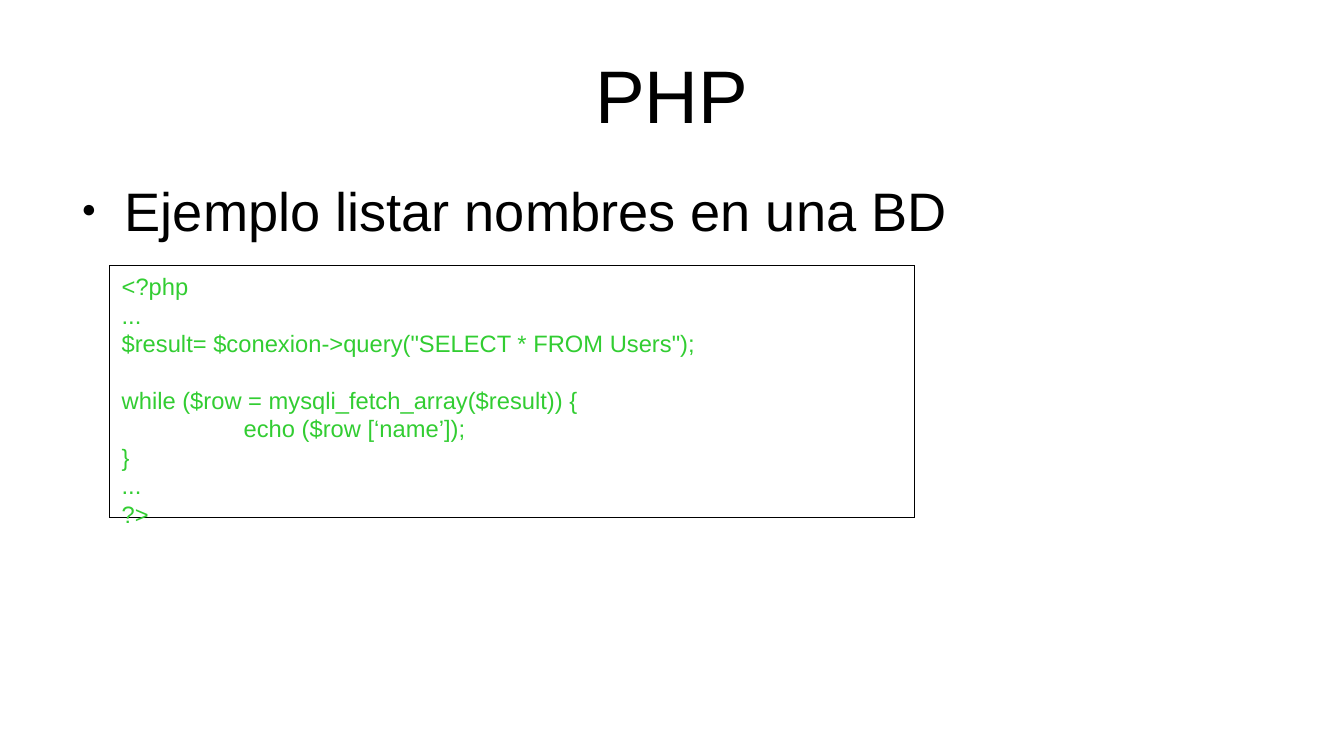
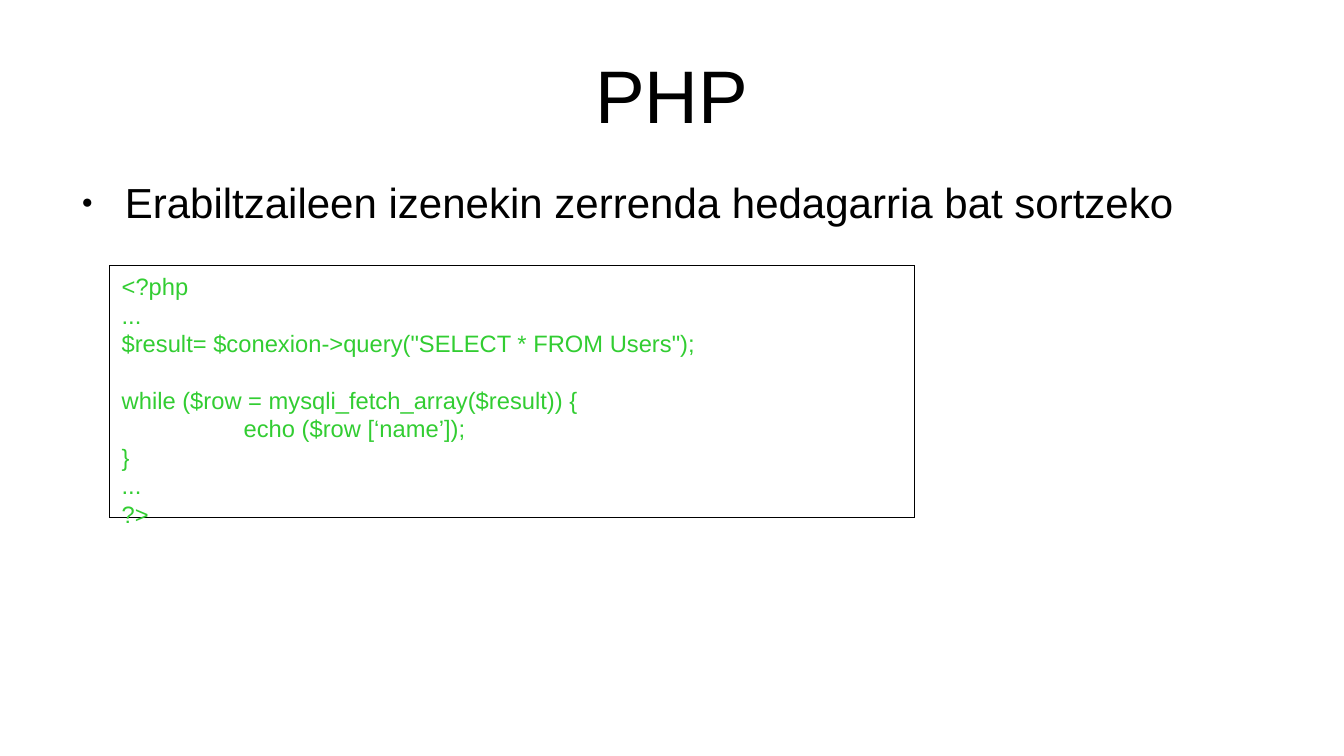
Before and after one commit to mikel-egana-aranguren/EHU-ISSKS-31, a slide deck: slide 53 of WebSistemak/WebSistemak.odp. Drawn at 1344x756 pixels with LibreOffice and Linux fonts; fonts in the diff are those of the drawing; background and template pictures are left out. Boxes give left, top, right and bottom in pixels: in the first picture for what was removed or moved away, otherwise in the second. Text is boxed around its words. In the diff, an @@ line names an element or a change of style, - is before the commit and + after.

```diff
--- a/WebSistemak/WebSistemak.odp
+++ b/WebSistemak/WebSistemak.odp
@@ text at [125,187,1173,227]: text changed; size 32 to 24.8 pt @@
-● Ejemplo listar nombres en una BD
+● Erabiltzaileen izenekin zerrenda hedagarria bat sortzeko
```
Also in this commit, not shown: 3 other slides changed, 2 other files.
